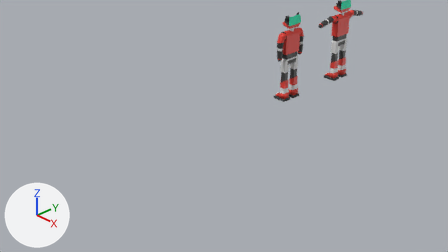
A saved change to the Blender file lobinho/lobo.blend.
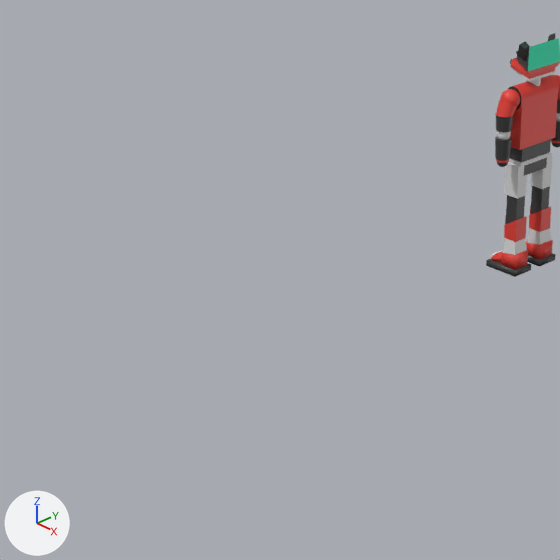
Each version appears first from the file's camera 'Camera', and next in a close-up on the part from 21% to 67% of the width and 0% to 82% of the height. Every picture has the same lights, and +X, +Y and +Z are marked at lower left.

In view in the first close-up: 'Cilindro.001', 'Cube.001', 'Cubo.007', 'Cylinder.002', 'Plano.002'.
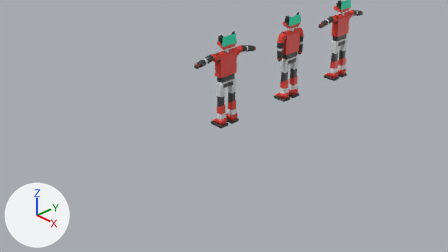
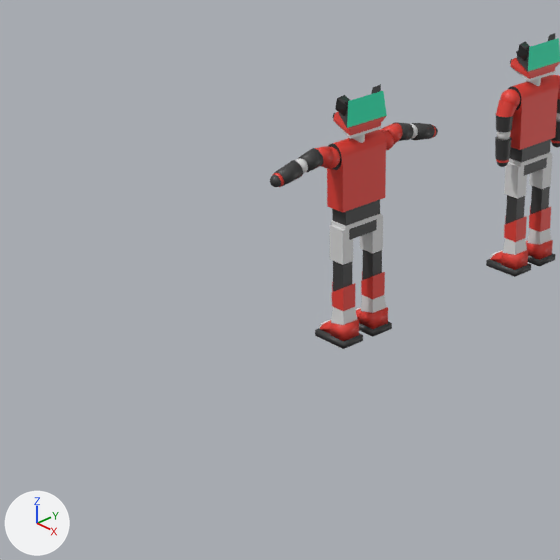
Location of each change, (x1, y1, x2, y2) in pixels of the close-ups (560 x 560 px):
'lobo', added: after (270, 84, 438, 349)
    faces in mat_laranja (red #e73e34): (273, 112, 436, 341)
    faces in mat_preto (black #3b3b3b): (270, 84, 438, 349)
    faces in mat_branco (light grey #dddddd): (295, 124, 418, 329)
    faces in mat_verde (cyan #08e7b1): (347, 91, 387, 128)

The change, as a list of edits to the scene's bpy script:
```text
Add me_cube_023:
    me_cube_023.from_pydata(...)  # 3990 vertices, 3701 faces; spans x -2.2..2.2, y -7.9..7.9, z -19.6..9.0
    # faces by material slot: [1122, 1235, 1326, 7, 2, 9]
    me_cube_023.materials.append(mat_branco)  # light grey #dddddd
    me_cube_023.materials.append(mat_preto)  # black #3b3b3b
    me_cube_023.materials.append(mat_laranja)  # red #e73e34
    me_cube_023.materials.append(mat_verde)  # cyan #08e7b1
    me_cube_023.materials.append(mat_amarelo)  # yellow #e7ba00
    me_cube_023.materials.append(mat_vermelho)  # red #ff0000
Add ob_lobo:
    ob_lobo = bpy.data.objects.new('lobo', me_cube_023)
    ob_lobo.location = (0.0, 0.004, 1.167)
    ob_lobo.scale = (-0.0696, 0.0901, 0.0591)
```
